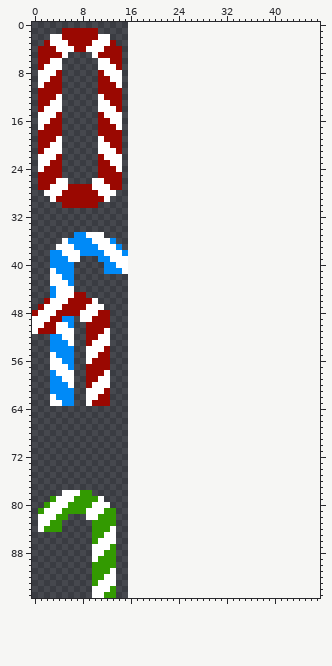
Sprite sheet: GAME1007_SDLTemplate/img/obstacle.png. That is the earlier state.
The file is 64x384 pixels, drawn in blocks of 4x4; one block is one cell here. The old version is drawn lined up with the new one, on the new canvas.
After the commit:
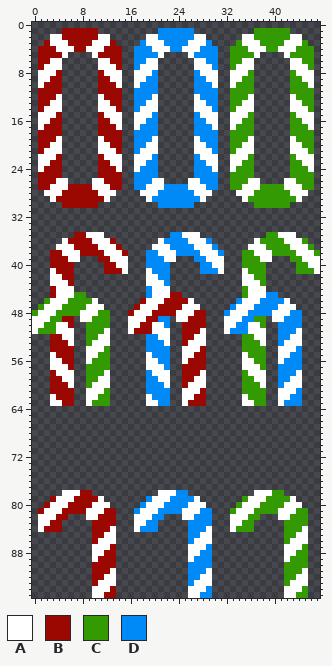
Palette (. is transparent): A #ffffff  B #9a0801  C #339a01  D #008af7
From old to new:
canvas 16x96 -> 48x96
y 1: x 21..26 ...... -> DDDDDD; x 37..42 ...... -> CCCCCC
y 2: x 19..28 .......... -> AADDDDDDAA; x 35..44 .......... -> AACCCCCCAA
y 3: x 18..29 ............ -> DAAADDDDAAAD; x 34..45 ............ -> CAAACCCCAAAC
y 4: x 17..30 .............. -> DDDAAADDAAADDD; x 33..46 .............. -> CCCAAACCAAACCC
y 5: x 17..21 ..... -> DDDDA; x 26..30 ..... -> ADDDD; x 33..37 ..... -> CCCCA; x 42..46 ..... -> ACCCC
y 6: x 17..20 .... -> DDAA; x 27..30 .... -> AADD; x 33..36 .... -> CCAA; x 43..46 .... -> AACC
y 7: x 17..20 .... -> DAAA; x 27..30 .... -> AAAD; x 33..36 .... -> CAAA; x 43..46 .... -> AAAC
y 8: x 17..20 .... -> AAAD; x 27..30 .... -> DAAA; x 33..36 .... -> AAAC; x 43..46 .... -> CAAA
y 9: x 17..20 .... -> AADD; x 27..30 .... -> DDAA; x 33..36 .... -> AACC; x 43..46 .... -> CCAA
y 10: x 17..20 .... -> ADDD; x 27..30 .... -> DDDA; x 33..36 .... -> ACCC; x 43..46 .... -> CCCA
y 11: x 17..20 .... -> DDDD; x 27..30 .... -> DDDD; x 33..36 .... -> CCCC; x 43..46 .... -> CCCC
y 12: x 17..20 .... -> DDDA; x 27..30 .... -> ADDD; x 33..36 .... -> CCCA; x 43..46 .... -> ACCC
y 13: x 17..20 .... -> DDAA; x 27..30 .... -> AADD; x 33..36 .... -> CCAA; x 43..46 .... -> AACC
y 14: x 17..20 .... -> DAAA; x 27..30 .... -> AAAD; x 33..36 .... -> CAAA; x 43..46 .... -> AAAC
y 15: x 17..20 .... -> AAAD; x 27..30 .... -> DAAA; x 33..36 .... -> AAAC; x 43..46 .... -> CAAA
y 16: x 17..20 .... -> AADD; x 27..30 .... -> DDAA; x 33..36 .... -> AACC; x 43..46 .... -> CCAA
y 17: x 17..20 .... -> ADDD; x 27..30 .... -> DDDA; x 33..36 .... -> ACCC; x 43..46 .... -> CCCA
y 18: x 17..20 .... -> DDDD; x 27..30 .... -> DDDD; x 33..36 .... -> CCCC; x 43..46 .... -> CCCC
y 19: x 17..20 .... -> DDDA; x 27..30 .... -> ADDD; x 33..36 .... -> CCCA; x 43..46 .... -> ACCC
y 20: x 17..20 .... -> DDAA; x 27..30 .... -> AADD; x 33..36 .... -> CCAA; x 43..46 .... -> AACC
y 21: x 17..20 .... -> DAAA; x 27..30 .... -> AAAD; x 33..36 .... -> CAAA; x 43..46 .... -> AAAC
y 22: x 17..20 .... -> AAAD; x 27..30 .... -> DAAA; x 33..36 .... -> AAAC; x 43..46 .... -> CAAA
y 23: x 17..20 .... -> AADD; x 27..30 .... -> DDAA; x 33..36 .... -> AACC; x 43..46 .... -> CCAA
y 24: x 17..20 .... -> ADDD; x 27..30 .... -> DDDA; x 33..36 .... -> ACCC; x 43..46 .... -> CCCA
y 25: x 17..20 .... -> DDDD; x 27..30 .... -> DDDD; x 33..36 .... -> CCCC; x 43..46 .... -> CCCC
y 26: x 17..21 ..... -> DDDAA; x 26..30 ..... -> AADDD; x 33..37 ..... -> CCCAA; x 42..46 ..... -> AACCC
y 27: x 17..30 .............. -> DDAAADDDDAAADD; x 33..46 .............. -> CCAAACCCCAAACC
y 28: x 18..29 ............ -> AAADDDDDDAAA; x 34..45 ............ -> AAACCCCCCAAA
y 29: x 19..28 .......... -> ADDDDDDDDA; x 35..44 .......... -> ACCCCCCCCA
y 30: x 21..26 ...... -> DDDDDD; x 37..42 ...... -> CCCCCC
y 35: x 7..8 DD -> BB; x 23..27 ..... -> DDAAA; x 39..43 ..... -> CCAAA
y 36: x 6..9 DDDD -> BBBB; x 13 D -> B; x 21..29 ......... -> ADDDDAAAD; x 37..45 ......... -> ACCCCAAAC
y 37: x 7..10 DDDD -> BBBB; x 14 D -> B; x 20..30 ........... -> AAADDDDAAAD; x 36..46 ........... -> AAACCCCAAAC
y 38: x 3..4 DD -> BB; x 8..11 DDDD -> BBBB; x 15 D -> B; x 19..31 ............. -> DDAAADDDDAAAD; x 35..47 ............. -> CCAAACCCCAAAC
y 39: x 3..5 DDD -> BBB; x 11..12 DD -> BB; x 19..23 ..... -> DDDAA; x 27..31 ..... -> DDAAA; x 35..39 ..... -> CCCAA; x 43..47 ..... -> CCAAA
y 40: x 3..6 DDDD -> BBBB; x 12..13 DD -> BB; x 19..22 .... -> DDDD; x 28..31 .... -> DDAA; x 35..38 .... -> CCCC; x 44..47 .... -> CCAA
y 41: x 4..6 DDD -> BBB; x 12..14 DDD -> BBB; x 19..22 .... -> ADDD; x 28..31 .... -> DDDA; x 35..38 .... -> ACCC; x 44..47 .... -> CCCA
y 42: x 5..6 DD -> BB; x 19..22 .... -> AADD; x 35..38 .... -> AACC
y 43: x 6 D -> B; x 19..22 .... -> AAAD; x 35..38 .... -> AAAC
y 44: x 3 D -> B; x 19..22 .... -> DAAA; x 35..38 .... -> CAAA
y 45: x 3 D -> B; x 7..8 BB -> CC; x 19..24 ...... -> DAAABB; x 35..40 ...... -> CAAADD
y 46: x 2 B -> C; x 6..9 BBBB -> CCCC; x 18..26 ......... -> BAAABBBBA; x 34..42 ......... -> DAAADDDDA
y 47: x 1 B -> C; x 5..8 BBBB -> CCCC; x 17..27 ........... -> BAAABBBBAAA; x 33..43 ........... -> DAAADDDDAAA
y 48: x 0 B -> C; x 4..7 BBBB -> CCCC; x 11..12 BB -> CC; x 16..28 ............. -> BAAABBBBAAABB; x 32..44 ............. -> DAAADDDDAAADD
y 49: x 3..6 BBDD -> CCBB; x 10..12 BBB -> CCC; x 16..22 ....... -> AAABBDD; x 24..28 ..... -> AABBB; x 32..38 ....... -> AAADDCC; x 40..44 ..... -> AADDD
y 50: x 2..3 BB -> CC; x 6 D -> B; x 9..12 BBBB -> CCCC; x 16..22 ....... -> AABBAAD; x 25..28 .... -> BBBB; x 32..38 ....... -> AADDAAC; x 41..44 .... -> DDDD
y 51: x 1..3 BBB -> CCC; x 9..11 BBB -> CCC; x 16..22 ....... -> ABBBAAA; x 25..28 .... -> BBBA; x 32..38 ....... -> ADDDAAA; x 41..44 .... -> DDDA
y 52: x 3..4 DD -> BB; x 9..10 BB -> CC; x 19..22 .... -> DDAA; x 25..28 .... -> BBAA; x 35..38 .... -> CCAA; x 41..44 .... -> DDAA
y 53: x 3..5 DDD -> BBB; x 9 B -> C; x 19..22 .... -> DDDA; x 25..28 .... -> BAAA; x 35..38 .... -> CCCA; x 41..44 .... -> DAAA
y 54: x 3..6 DDDD -> BBBB; x 12 B -> C; x 19..22 .... -> DDDD; x 25..28 .... -> AAAB; x 35..38 .... -> CCCC; x 41..44 .... -> AAAD
y 55: x 4..6 DDD -> BBB; x 11..12 BB -> CC; x 19..22 .... -> ADDD; x 25..28 .... -> AABB; x 35..38 .... -> ACCC; x 41..44 .... -> AADD
y 56: x 5..6 DD -> BB; x 10..12 BBB -> CCC; x 19..22 .... -> AADD; x 25..28 .... -> ABBB; x 35..38 .... -> AACC; x 41..44 .... -> ADDD
y 57: x 6 D -> B; x 9..12 BBBB -> CCCC; x 19..22 .... -> AAAD; x 25..28 .... -> BBBB; x 35..38 .... -> AAAC; x 41..44 .... -> DDDD
y 58: x 3 D -> B; x 9..11 BBB -> CCC; x 19..22 .... -> DAAA; x 25..28 .... -> BBBA; x 35..38 .... -> CAAA; x 41..44 .... -> DDDA
y 59: x 3..4 DD -> BB; x 9..10 BB -> CC; x 19..22 .... -> DDAA; x 25..28 .... -> BBAA; x 35..38 .... -> CCAA; x 41..44 .... -> DDAA
y 60: x 3..5 DDD -> BBB; x 9 B -> C; x 19..22 .... -> DDDA; x 25..28 .... -> BAAA; x 35..38 .... -> CCCA; x 41..44 .... -> DAAA
y 61: x 3..6 DDDD -> BBBB; x 12 B -> C; x 19..22 .... -> DDDD; x 25..28 .... -> AAAB; x 35..38 .... -> CCCC; x 41..44 .... -> AAAD
y 62: x 4..6 DDD -> BBB; x 11..12 BB -> CC; x 19..22 .... -> ADDD; x 25..28 .... -> AABB; x 35..38 .... -> ACCC; x 41..44 .... -> AADD
y 63: x 5..6 DD -> BB; x 10..12 BBB -> CCC; x 19..22 .... -> AADD; x 25..28 .... -> ABBB; x 35..38 .... -> AACC; x 41..44 .... -> ADDD
y 78: x 8..9 CC -> BB; x 21..25 ..... -> AAADD; x 37..41 ..... -> AAACC
y 79: x 3 C -> B; x 7..10 CCCC -> BBBB; x 19..27 ......... -> DAAADDDDA; x 35..43 ......... -> CAAACCCCA
y 80: x 2 C -> B; x 6..9 CCCC -> BBBB; x 18..28 ........... -> DAAADDDDAAA; x 34..44 ........... -> CAAACCCCAAA
y 81: x 1 C -> B; x 5..8 CCCC -> BBBB; x 12..13 CC -> BB; x 17..29 ............. -> DAAADDDDAAADD; x 33..45 ............. -> CAAACCCCAAACC
y 82: x 4..5 CC -> BB; x 11..13 CCC -> BBB; x 17..21 ..... -> AAADD; x 25..29 ..... -> AADDD; x 33..37 ..... -> AAACC; x 41..45 ..... -> AACCC
y 83: x 3..4 CC -> BB; x 10..13 CCCC -> BBBB; x 17..20 .... -> AADD; x 26..29 .... -> DDDD; x 33..36 .... -> AACC; x 42..45 .... -> CCCC
y 84: x 2..4 CCC -> BBB; x 10..12 CCC -> BBB; x 17..20 .... -> ADDD; x 26..29 .... -> DDDA; x 33..36 .... -> ACCC; x 42..45 .... -> CCCA
y 85: x 10..11 CC -> BB; x 26..29 .... -> DDAA; x 42..45 .... -> CCAA
y 86: x 10 C -> B; x 26..29 .... -> DAAA; x 42..45 .... -> CAAA
y 87: x 13 C -> B; x 26..29 .... -> AAAD; x 42..45 .... -> AAAC
y 88: x 12..13 CC -> BB; x 26..29 .... -> AADD; x 42..45 .... -> AACC
y 89: x 11..13 CCC -> BBB; x 26..29 .... -> ADDD; x 42..45 .... -> ACCC
y 90: x 10..13 CCCC -> BBBB; x 26..29 .... -> DDDD; x 42..45 .... -> CCCC
y 91: x 10..12 CCC -> BBB; x 26..29 .... -> DDDA; x 42..45 .... -> CCCA
y 92: x 10..11 CC -> BB; x 26..29 .... -> DDAA; x 42..45 .... -> CCAA
y 93: x 10 C -> B; x 26..29 .... -> DAAA; x 42..45 .... -> CAAA
y 94: x 13 C -> B; x 26..29 .... -> AAAD; x 42..45 .... -> AAAC
y 95: x 12..13 CC -> BB; x 26..29 .... -> AADD; x 42..45 .... -> AACC
Changed places in both pictures, as pixel boxes (x1, y1, x2, y2):
changed: (32, 28, 320, 406)
changed: (38, 490, 212, 598)
added: (230, 490, 308, 598)
